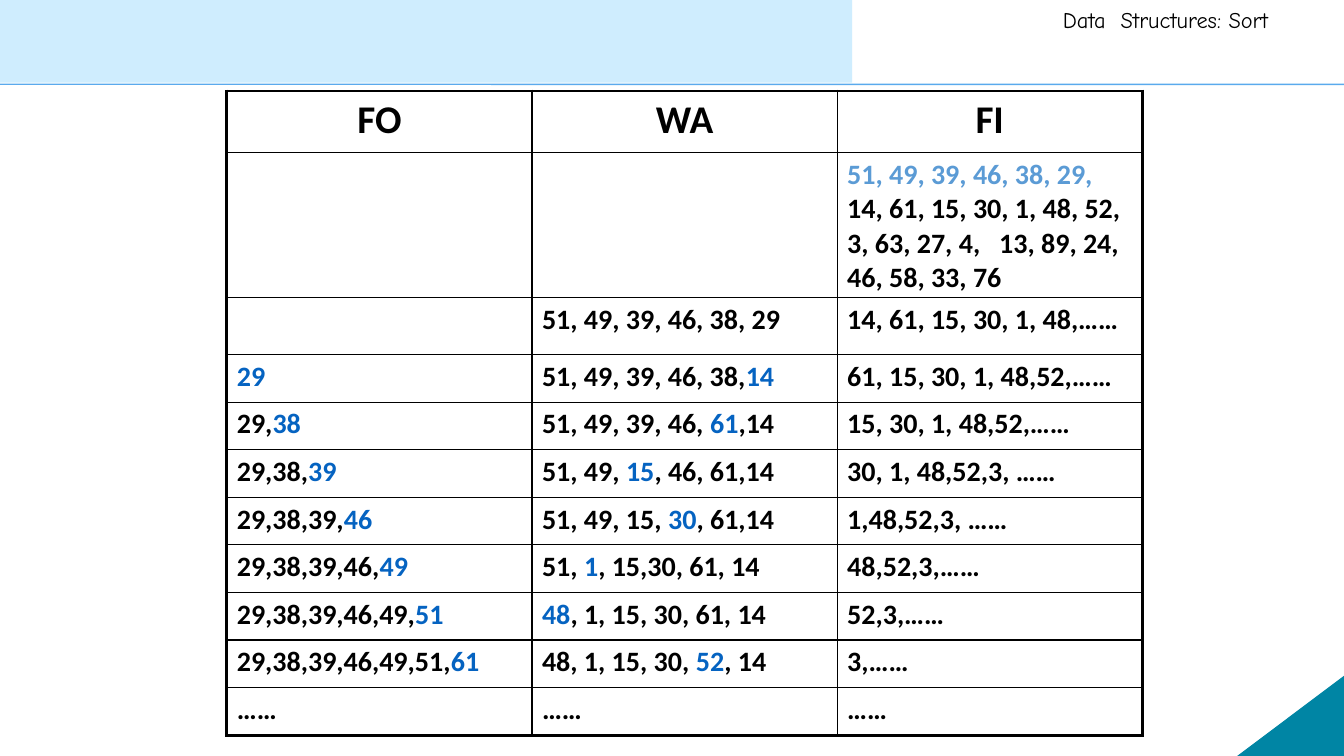
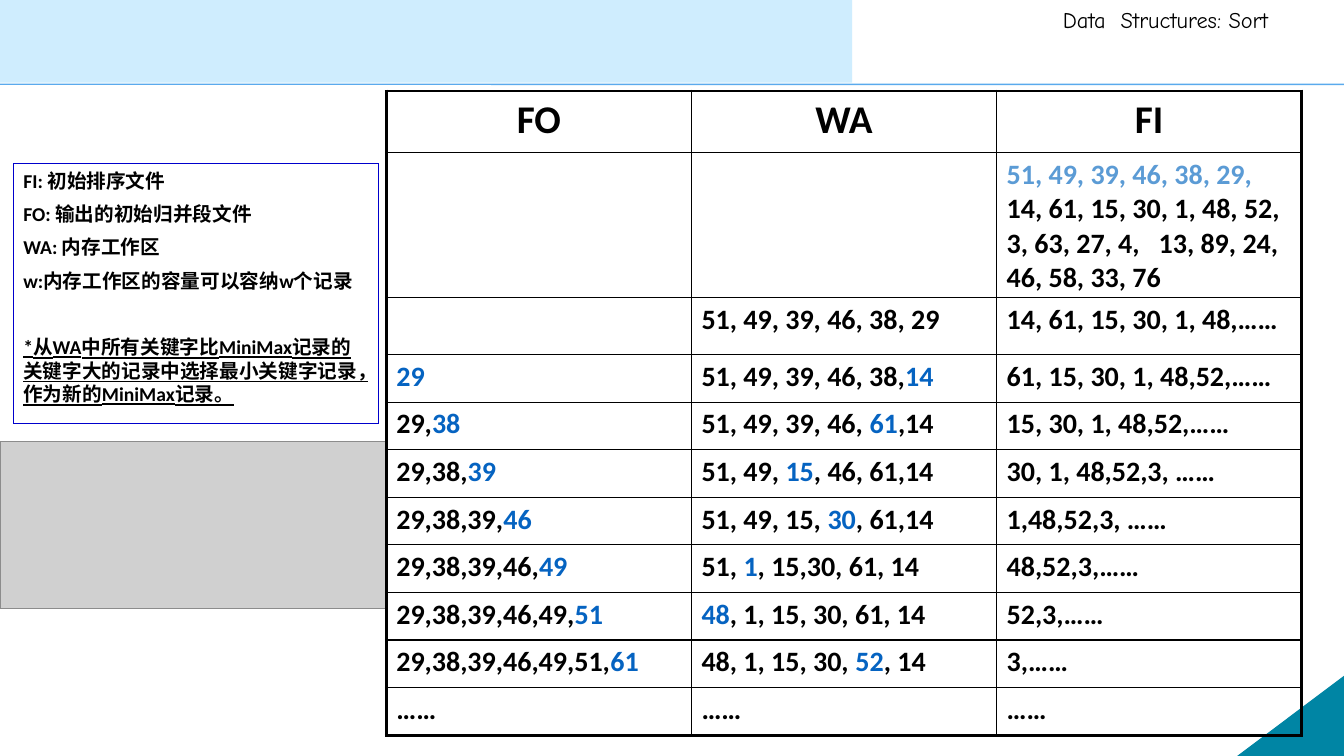
Before and after one commit to XinweiJiang/xinweijiang.github.io, a slide deck: slide 15 of course/ds-a/ds-a-ch10.pptx (slide 22 before the commit). Drawn at 1344x756 pixels with LibreOffice and Linux fonts; fonts in the diff are those of the drawing; grey boxes stand for pictures. Boxes give left, top, right and bottom in pixels: in the first picture for what was removed or moved away, otherwise in the second. Text is boxed around its words. In the diff, an @@ line names an element or a change of style, - is before the commit and + after.

Commit message:
20211119

```diff
--- a/course/ds-a/ds-a-ch10.pptx
+++ b/course/ds-a/ds-a-ch10.pptx
@@ background #C7EDCC to #FFFFFF @@
@@ table: place and size @@
-table at <box>227,91,1143,735</box>
+table at <box>386,91,1303,735</box>
@@ rectangle added at <box>13,163,378,422</box>, fill #FFFFFF, outline #0000CC 0.75 pt, 14 pt, text #000000, bold, underline @@
+FI: 初始排序文件
+FO: 输出的初始归并段文件
+WA: 内存工作区
+w:内存工作区的容量可以容纳w个记录
+*从WA中所有关键字比MiniMax记录的关键字大的记录中选择最小关键字记录，作为新的MiniMax记录。
@@ picture added at <box>0,442,386,608</box> @@
```
Also in this commit, not shown: 27 other slides changed, 3 slides added, 2 slides removed.
